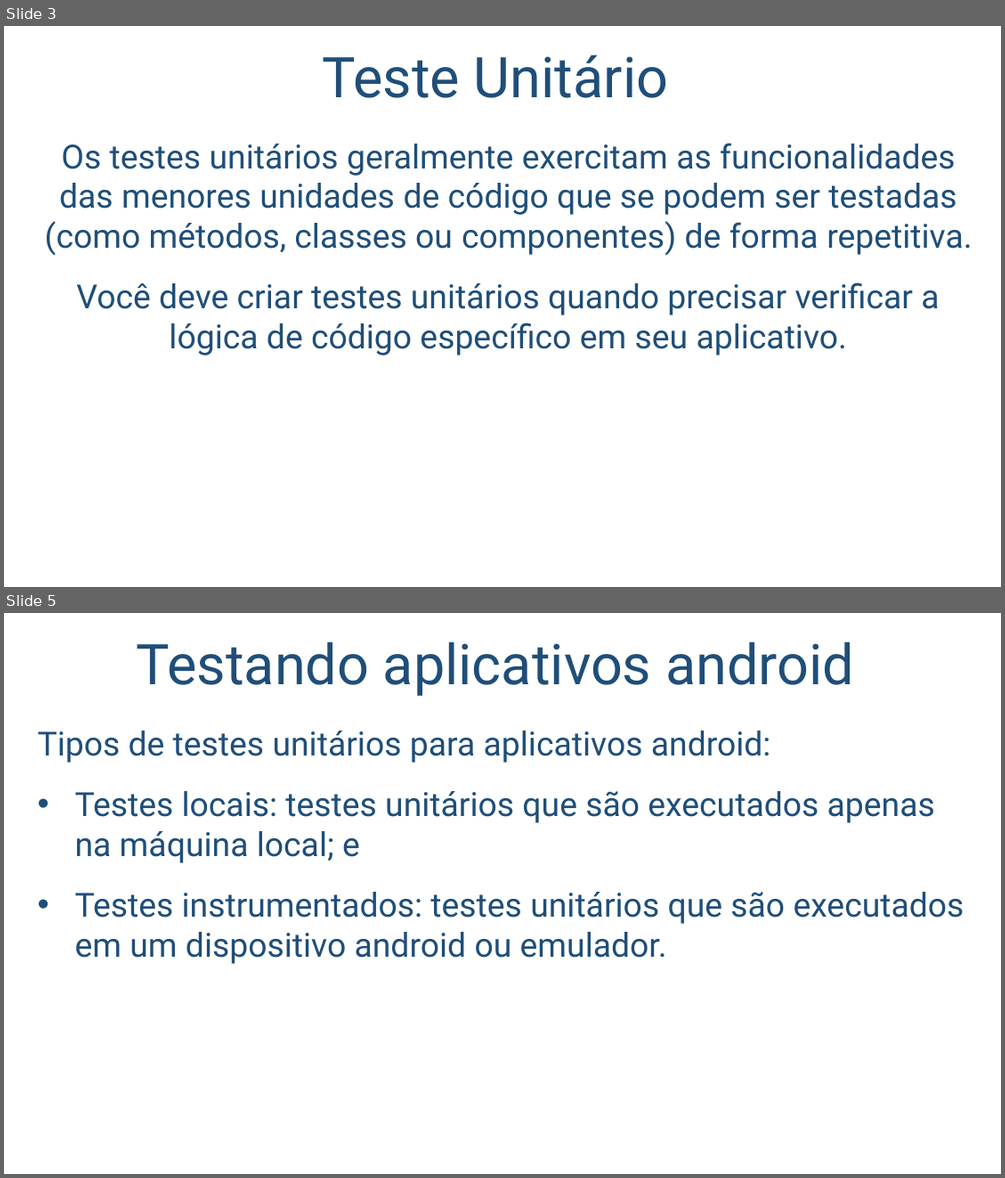
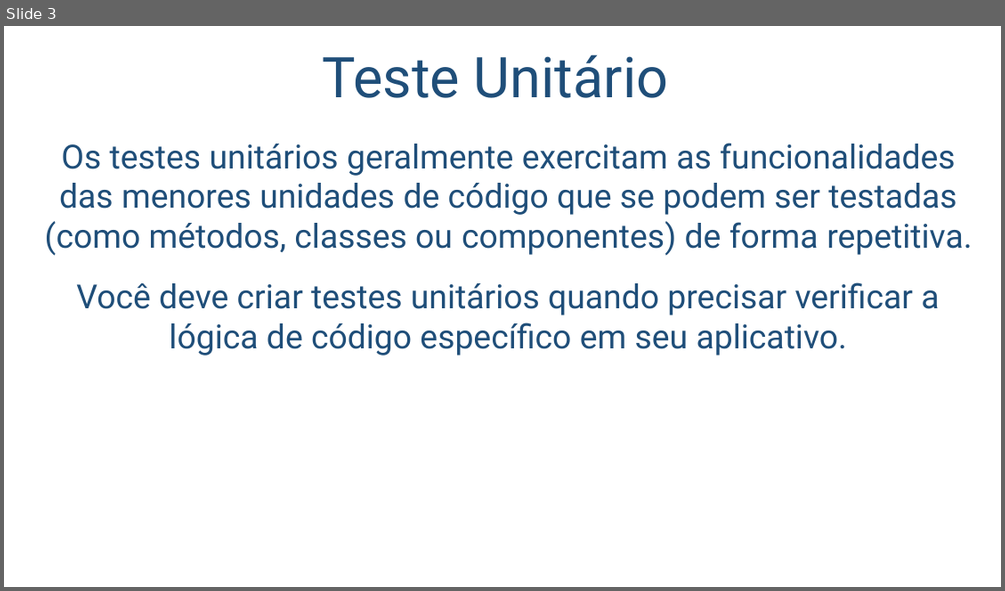
Before and after one commit to salmo-jr/public-slides, a slide deck: unit-tests_visual-studio.pptx. Shown one above the other, each under a label of ours: slides 3 and 5 before the commit, slide 3 after it; the slides between them are not shown. The pictures are 1005x1178 and 1005x591 pixels, drawn with LibreOffice and Linux fonts; fonts in the diff are those of the drawing; background and template pictures are left out. Boxes give left, top, right and bottom in pixels: in the first picture for what was removed or moved away, otherwise in the second. Text is boxed around its words. In the diff, an @@ line names an element or a change of style, - is before the commit and + after.

Commit message:
inclusão de slides sobre classes de teste

```diff
--- a/unit-tests_visual-studio.pptx
+++ b/unit-tests_visual-studio.pptx
@@ slide 5 removed at (4,613,1001,1174), background picture (left out) @@
@@ title removed at (137,641,854,696) @@
-Testando aplicativos android
@@ text removed at (38,730,964,964) @@
-Tipos de testes unitários para aplicativos android:
-• Testes locais: testes unitários que são executados apenas na máquina local; e
-• Testes instrumentados: testes unitários que são executados em um dispositivo android ou emulador.
```
Also in this commit, not shown: 2 slides changed, 1 slide added, 2 other slides removed.
